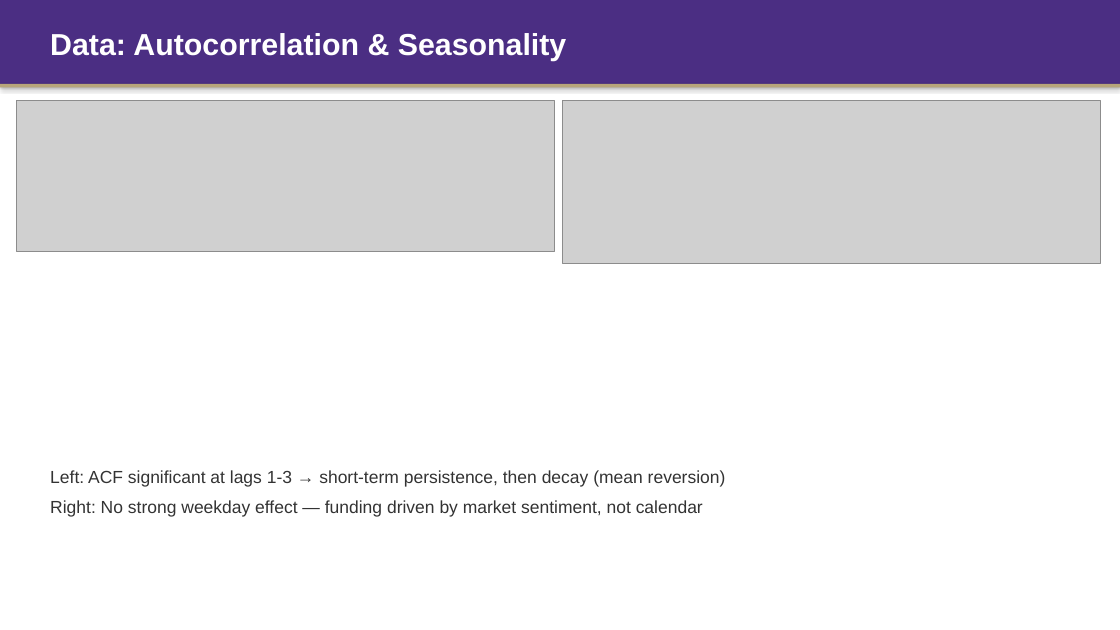
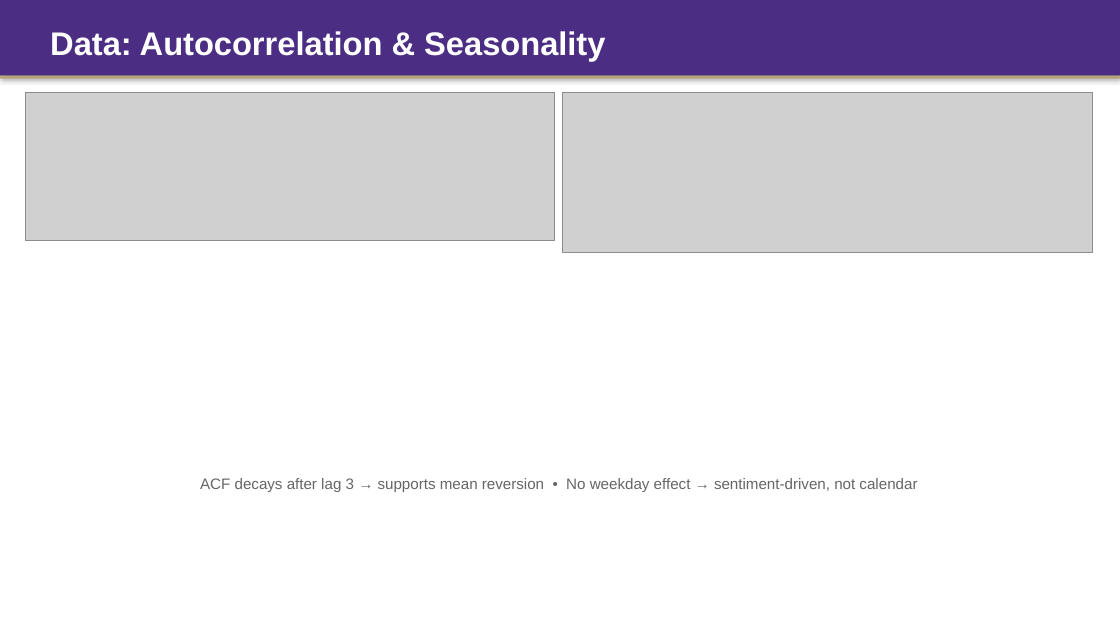
Before and after one commit to Tyche1107/Strategy-project, a slide deck: slide 4 of CFRM522_Presentation.pptx. Drawn at 1120x630 pixels with LibreOffice and Linux fonts; fonts in the diff are those of the drawing; grey boxes stand for pictures. Boxes give left, top, right and bottom in pixels: in the first picture for what was removed or moved away, otherwise in the second. Text is boxed around its words. In the diff, an @@ line names an element or a change of style, - is before the commit and + after.

```diff
--- a/CFRM522_Presentation.pptx
+++ b/CFRM522_Presentation.pptx
@@ rectangle resized from (x1=0, y1=0, x2=1120, y2=84) to (x1=0, y1=0, x2=1120, y2=76) @@
@@ text "Data: Autocorrelation & Seasonality" at (x1=50, y1=31, x2=605, y2=61): size 26 to 28 pt @@
@@ rectangle moved from (x1=0, y1=84, x2=1120, y2=87) to (x1=0, y1=76, x2=1120, y2=79) @@
@@ picture resized from (x1=17, y1=101, x2=555, y2=252) to (x1=25, y1=92, x2=555, y2=241) @@
@@ picture resized from (x1=563, y1=101, x2=1101, y2=263) to (x1=563, y1=92, x2=1092, y2=252) @@
@@ text at (x1=200, y1=478, x2=917, y2=492): text changed; size 15 to 13 pt; text colour #333333 to #666666 @@
-Left: ACF significant at lags 1-3 → short-term persistence, then decay (mean reversion)
-Right: No strong weekday effect — funding driven by market sentiment, not calendar
+ACF decays after lag 3 → supports mean reversion • No weekday effect → sentiment-driven, not calendar
```
Also in this commit, not shown: 14 other slides changed, 3 other files.
